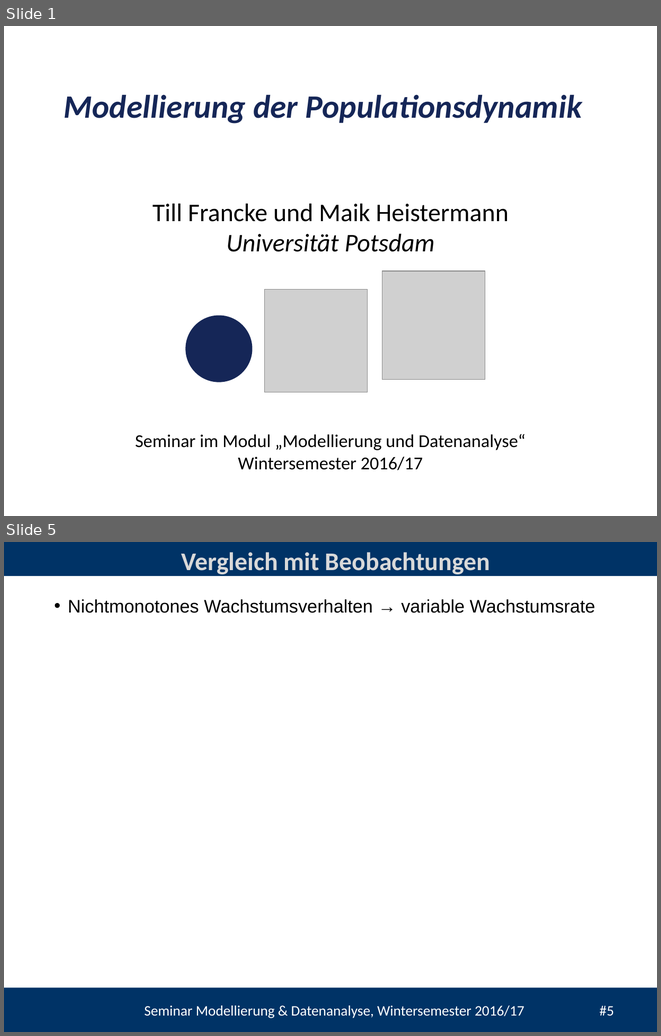
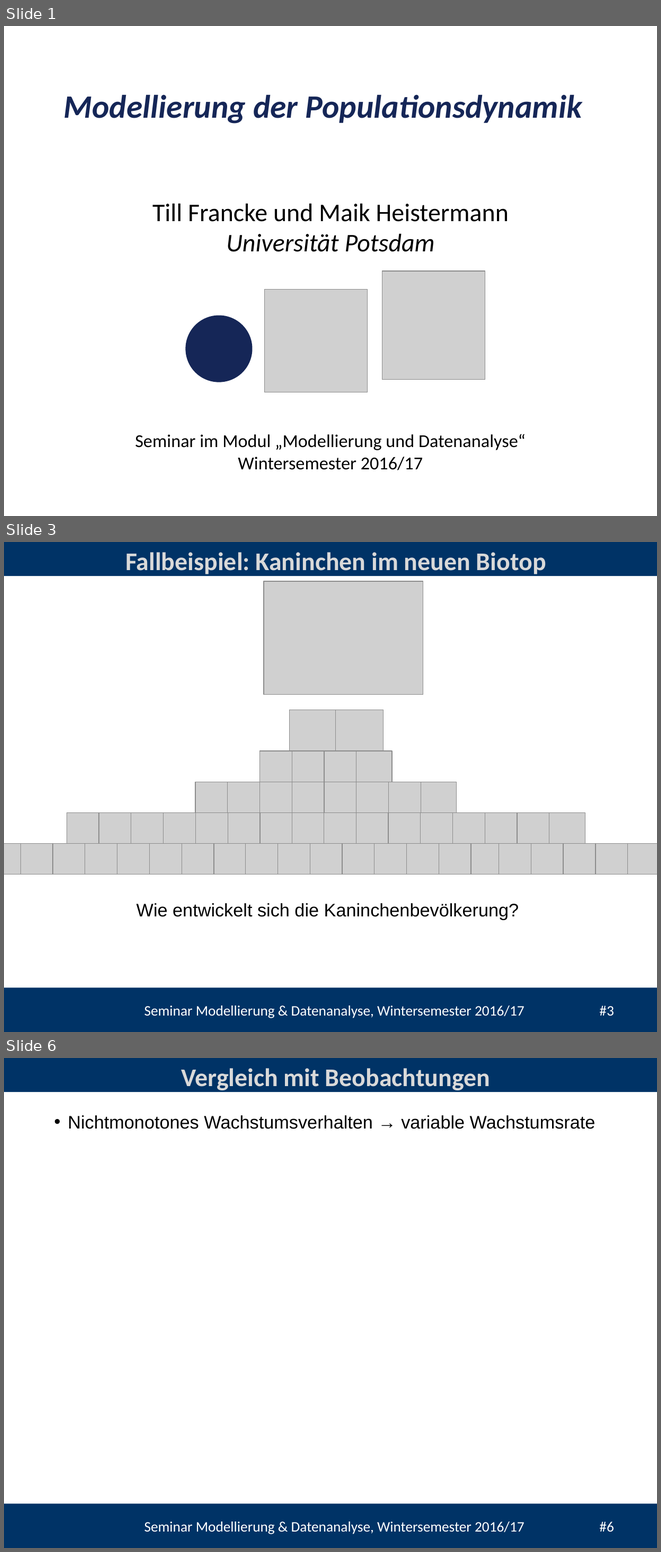
Before and after one commit to heistermann/Einf_Modellierung, a slide deck: Termin_5/Termin_5_Popolationsmodelle.pptx. Shown one above the other, each under a label of ours: slides 1 and 5 before the commit, slides 1, 3 and 6 after it; the slides between them are not shown. The pictures are 661x1036 and 661x1552 pixels, drawn with LibreOffice and Linux fonts; fonts in the diff are those of the drawing; grey boxes stand for pictures; background and template pictures are left out. Boxes give left, top, right and bottom in pixels: in the first picture for what was removed or moved away, otherwise in the second. Text is boxed around its words. In the diff, an @@ line names an element or a change of style, - is before the commit and + after.

```diff
--- a/Termin_5/Termin_5_Popolationsmodelle.pptx
+++ b/Termin_5/Termin_5_Popolationsmodelle.pptx
@@ slide 3 added at <box>4,542,657,1032</box>, background #FFFFFF; not listed: 3 template elements that a slide beside it also shows @@
@@ title added at <box>125,552,546,576</box>, 28 pt, text #D9D9D9, bold @@
+Fallbeispiel: Kaninchen im neuen Biotop
@@ picture added at <box>264,581,423,694</box> @@
@@ picture added at <box>289,710,337,751</box> @@
@@ picture added at <box>336,710,383,751</box> @@
@@ group added at <box>260,751,392,782</box>: 4 pictures @@
@@ group added at <box>195,782,457,812</box>: 8 pictures @@
@@ group added at <box>67,812,585,843</box>: 16 pictures @@
@@ group added at <box>4,844,657,874</box>: 21 pictures @@
@@ text added at <box>136,903,519,919</box>, 20 pt, text #000000 @@
+Wie entwickelt sich die Kaninchenbevölkerung?
@@ what was slide 5 is now slide 6 @@
@@ text at <box>144,1521,614,1534</box>: text changed @@
-Seminar Modellierung & Datenanalyse, Wintersemester 2016/17 #5
+Seminar Modellierung & Datenanalyse, Wintersemester 2016/17 #6
```
Also in this commit, not shown: 6 slides changed, 3 other slides added, 3 other files.
